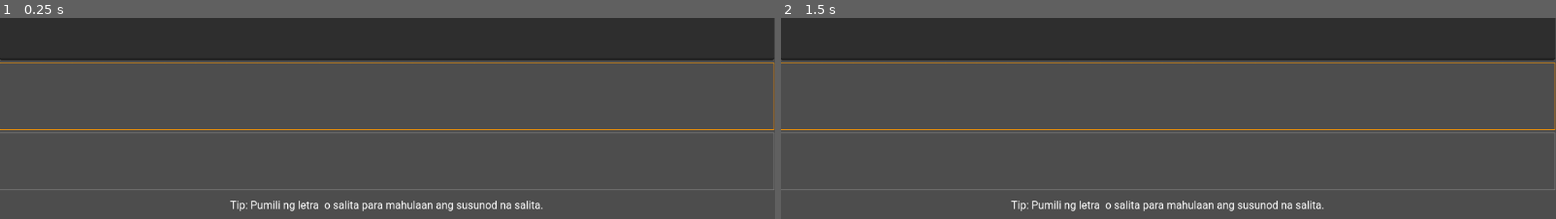
Above: before the commit, frames 1-2 (left to right).
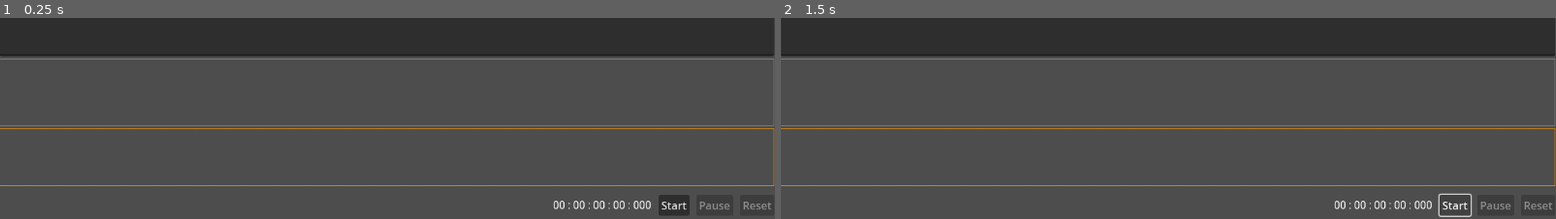
Above: after the commit, the same moments.

Repository: mjsolidarios/sulaisip
Game: Godot game, scene res://Main.tscn
The game is run twice, just before and just after one commit, with the same random seed, the same clock (stepped at 60 frames per second) and the same inputs.
Inputs (mouse positions are in pixels of both pictures, inside the frame that each line leads up to):
- Up to frame 1 (0.25 s): no input
- Up to frame 2 (1.5 s): click (1455, 204) at 0.5 s, where only the run after the commit has a clickable "Start"; click (1455, 204) at 1.25 s, where only the run after the commit has a clickable "Start"

The runs differ from the first frame. In frame 1, 7.0% of the frame differs, in the area x 0-100%, y 18-99%; in frame 2, 6.8%.
Error before the commit: Attempt to call function 'get_as_text' in base 'null instance' on a null instance. (res://Main.gd:184)
Error after the commit: Attempt to call function 'get_as_text' in base 'null instance' on a null instance. (res://Main.gd:186)

Commit message:
Web socket client code upgrade

Diff:
--- a/app/Main.gd
+++ b/app/Main.gd
@@ -38,6 +38,9 @@
 var grav = Vector3(0,-1,0)
 
 var last_rotation = 0
+
+var time = 0 #86395
+var timer_on = false
 
 func _array_to_string(arr: Array) -> String:
 	var s = ""
@@ -164,20 +167,19 @@
 
 func _ready():
 
+	_wsclient.connect_to_url(websocket_url)
+
 	thread = Thread.new()
 	thread.start(Callable(self,"_python_server"))
 
-	_wsclient.connect("connection_closed",Callable(self,"_wsclosed"))
-	_wsclient.connect("connection_error",Callable(self,"_wserror"))
-	_wsclient.connect("connection_established",Callable(self,"_wsconnected"))
-	_wsclient.connect("data_received",Callable(self,"_wsondata"))
-
-	var err = _wsclient.connect_to_url(websocket_url)
-
-	if err != OK:
-		print("Unable to connect.")
-		set_process(false)
-
+#	_wsclient.connect("connection_closed",Callable(self,"_wsclosed"))
+#	_wsclient.connect("connection_error",Callable(self,"_wserror"))
+#	_wsclient.connect("connection_established",Callable(self,"_wsconnected"))
+#	_wsclient.connect("data_received",Callable(self,"_wsondata"))
+
+#	if err != OK:
+#		print("Unable to connect.")
+#		set_process(false)
 
 	var file = FileAccess.open("res://data/character_rankings.json", FileAccess.READ)
 	var test_json_conv = JSON.new()
@@ -185,7 +187,7 @@
 	character_frequency_data = test_json_conv.get_data()
 	$HBoxContainer/VBoxContainer/TextEdit.text = " "
 	_predict_next_character()
-	print(_wsclient)
+	#print(_wsclient)
 	# websocket
 
 func _exit_tree():
@@ -269,6 +271,16 @@
 
 # Called every frame. 'delta' is the elapsed time since the previous frame.
 func _process(delta):
+	#_wsclient.poll()
+	if time == 0:
+		$HBoxContainer/VBoxContainer/HBoxContainer/ButtonStartTimer.disabled = false
+		$HBoxContainer/VBoxContainer/HBoxContainer/ButtonPauseTimer.disabled = true
+		$HBoxContainer/VBoxContainer/HBoxContainer/ButtonResetTimer.disabled = true
+	if time != 0:
+		$HBoxContainer/VBoxContainer/HBoxContainer/ButtonStartTimer.disabled = true
+		$HBoxContainer/VBoxContainer/HBoxContainer/ButtonPauseTimer.disabled = false
+		$HBoxContainer/VBoxContainer/HBoxContainer/ButtonResetTimer.disabled = false
+
 	if active_group == "top":
 		$HBoxContainer/VBoxContainer/NinePatchRect.is_active = true
 		$HBoxContainer/VBoxContainer/NinePatchRect2.is_active = false
@@ -294,7 +306,35 @@
 			else:
 				i.state="normal"
 
+	if(timer_on):
+		time += delta
+
+	var mils = fmod(time,1)*1000
+	var secs = fmod(time,60)
+	var mins = fmod(time, 60*60) / 60
+	var hr = fmod(fmod(time,3600 * 60) / 3600,24)
+	var dy = fmod(time,12960000) / 86400
+
+	var time_passed = "%02d : %02d : %02d : %02d : %03d" % [dy,hr,mins,secs,mils]
+
+	$HBoxContainer/VBoxContainer/HBoxContainer/LabelTime.text = time_passed
+
 	_wsclient.poll()
+
+	var state = _wsclient.get_ready_state()
+
+	# Web Socket
+
+	if state == WebSocketPeer.STATE_OPEN:
+		while _wsclient.get_available_packet_count():
+			_wsondata()
+	elif state == WebSocketPeer.STATE_CLOSING:
+		pass
+	elif state == WebSocketPeer.STATE_CLOSED:
+		var code = _wsclient.get_close_code()
+		var reason = _wsclient.get_close_reason()
+		print("WebSocket closed with code: %d, reason %s. Clean: %s" % [code, reason, code != -1])
+		set_process(false)
 
 # Update our arrow showing gravity
 	get_node("HBoxContainer/Panel/SubViewportContainer/SubViewport/Node3D/Arrows/AccelerometerArrow").transform.basis = get_basis_for_arrow(acce)
@@ -334,7 +374,7 @@
 
 func _wsondata():
 
-	var data = _wsclient.get_peer(1).get_packet().get_string_from_utf8()
+	var data = _wsclient.get_packet().get_string_from_utf8()
 	var test_json_conv = JSON.new()
 	test_json_conv.parse(data)
 	var parsed_data = test_json_conv.get_data()
@@ -572,3 +612,20 @@
 
 func _on_TextEdit_text_changed():
 	_predict_next_character()
+
+
+func _on_button_start_timer_pressed():
+	timer_on = true
+	$HBoxContainer/VBoxContainer/HBoxContainer/ButtonPauseTimer.text = "Pause"
+
+
+func _on_button_pause_timer_pressed():
+	if timer_on:
+		$HBoxContainer/VBoxContainer/HBoxContainer/ButtonPauseTimer.text = "Resume"
+	else:
+		$HBoxContainer/VBoxContainer/HBoxContainer/ButtonPauseTimer.text = "Pause"
+	timer_on = !timer_on
+
+
+func _on_button_reset_timer_pressed():
+	time = 0
--- a/app/Main.tscn
+++ b/app/Main.tscn
@@ -121,12 +121,32 @@
 custom_minimum_size = Vector2(0, 5)
 layout_mode = 2
 
-[node name="Label" type="Label" parent="HBoxContainer/VBoxContainer"]
+[node name="HBoxContainer" type="HBoxContainer" parent="HBoxContainer/VBoxContainer"]
+layout_mode = 2
+theme_override_constants/separation = 10
+
+[node name="Control" type="Control" parent="HBoxContainer/VBoxContainer/HBoxContainer"]
+layout_mode = 2
+size_flags_horizontal = 3
+
+[node name="LabelTime" type="Label" parent="HBoxContainer/VBoxContainer/HBoxContainer"]
 layout_mode = 2
 theme_override_fonts/font = ExtResource("2")
-text = "Tip: Pumili ng letra  o salita para mahulaan ang susunod na salita."
+text = "Time:"
 horizontal_alignment = 1
 vertical_alignment = 1
+
+[node name="ButtonStartTimer" type="Button" parent="HBoxContainer/VBoxContainer/HBoxContainer"]
+layout_mode = 2
+text = "Start"
+
+[node name="ButtonPauseTimer" type="Button" parent="HBoxContainer/VBoxContainer/HBoxContainer"]
+layout_mode = 2
+text = "Pause"
+
+[node name="ButtonResetTimer" type="Button" parent="HBoxContainer/VBoxContainer/HBoxContainer"]
+layout_mode = 2
+text = "Reset"
 
 [node name="Control2" type="Control" parent="HBoxContainer/VBoxContainer"]
 custom_minimum_size = Vector2(0, 10)
@@ -216,6 +236,9 @@
 one_shot = true
 
 [connection signal="text_changed" from="HBoxContainer/VBoxContainer/TextEdit" to="." method="_on_TextEdit_text_changed"]
+[connection signal="pressed" from="HBoxContainer/VBoxContainer/HBoxContainer/ButtonStartTimer" to="." method="_on_button_start_timer_pressed"]
+[connection signal="pressed" from="HBoxContainer/VBoxContainer/HBoxContainer/ButtonPauseTimer" to="." method="_on_button_pause_timer_pressed"]
+[connection signal="pressed" from="HBoxContainer/VBoxContainer/HBoxContainer/ButtonResetTimer" to="." method="_on_button_reset_timer_pressed"]
 [connection signal="pressed" from="HBoxContainer/VBoxContainer/Buttontest" to="." method="_on_Buttontest_pressed"]
 [connection signal="request_completed" from="HTTPRequest" to="." method="_on_HTTPRequest_request_completed"]
 [connection signal="timeout" from="Timer" to="." method="_on_Timer_timeout"]
--- a/app/project.godot
+++ b/app/project.godot
@@ -28,6 +28,10 @@
 
 common/drop_mouse_on_gui_input_disabled=true
 
+[network]
+
+limits/webrtc/max_channel_in_buffer_kb=2048
+
 [physics]
 
 common/enable_pause_aware_picking=true
